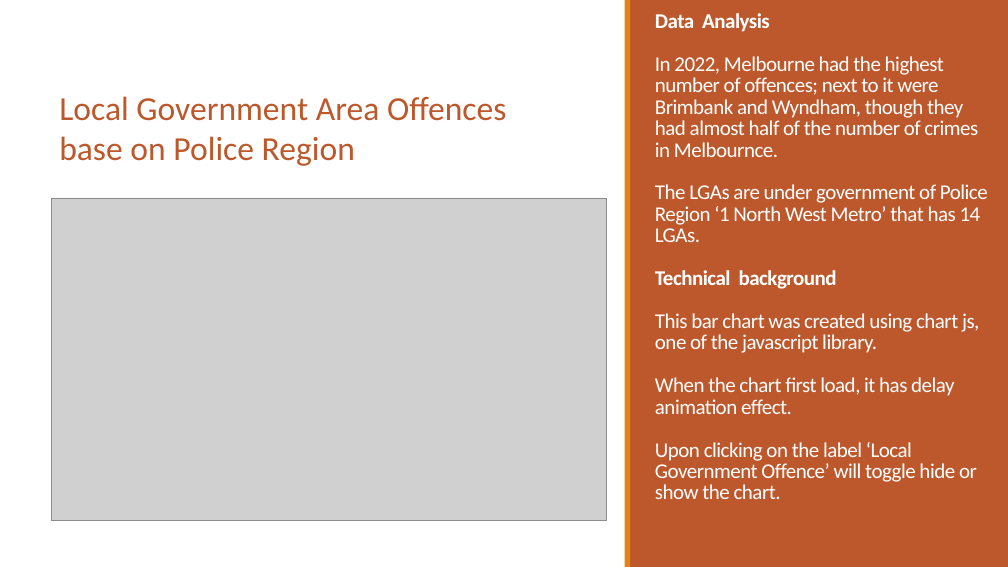
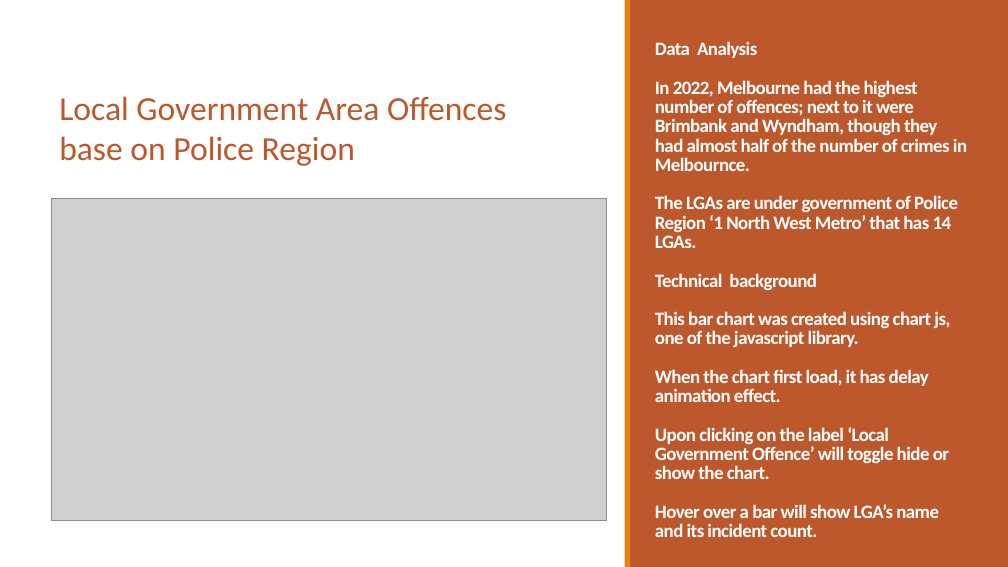
Before and after one commit to PhuongTieuOp/project3, a slide deck: slide 6 of Victoria Crime Data Visualization3.pptx (slide 5 before the commit). Drawn at 1008x567 pixels with LibreOffice and Linux fonts; fonts in the diff are those of the drawing; grey boxes stand for pictures. Boxes give left, top, right and bottom in pixels: in the first picture for what was removed or moved away, otherwise in the second. Text is boxed around its words. In the diff, an @@ line names an element or a change of style, - is before the commit and + after.

Commit message:
added line and bubble chart

```diff
--- a/Victoria Crime Data Visualization3.pptx
+++ b/Victoria Crime Data Visualization3.pptx
@@ title at (655, 41, 967, 537): text changed; size 20 to 18 pt; bold on @@
-Data Analysis
-In 2022, Melbourne had the highest number of offences; next to it were Brimbank and Wyndham, though they had almost half of the number of crimes in Melbournce.
-The LGAs are under government of Police Region ‘1 North West Metro’ that has 14 LGAs.
-Technical background
-This bar chart was created using chart js, one of the javascript library.
-When the chart first load, it has delay animation effect.
-Upon clicking on the label ‘Local Government Offence’ will toggle hide or show the chart.
+Data Analysis
+In 2022, Melbourne had the highest number of offences; next to it were Brimbank and Wyndham, though they had almost half of the number of crimes in Melbournce.
+The LGAs are under government of Police Region ‘1 North West Metro’ that has 14 LGAs.
+Technical background
+This bar chart was created using chart js, one of the javascript library.
+When the chart first load, it has delay animation effect.
+Upon clicking on the label ‘Local Government Offence’ will toggle hide or show the chart.
+Hover over a bar will show LGA’s name and its incident count.
```
Also in this commit, not shown: 5 other slides changed, 4 slides added, 1 slide removed.
